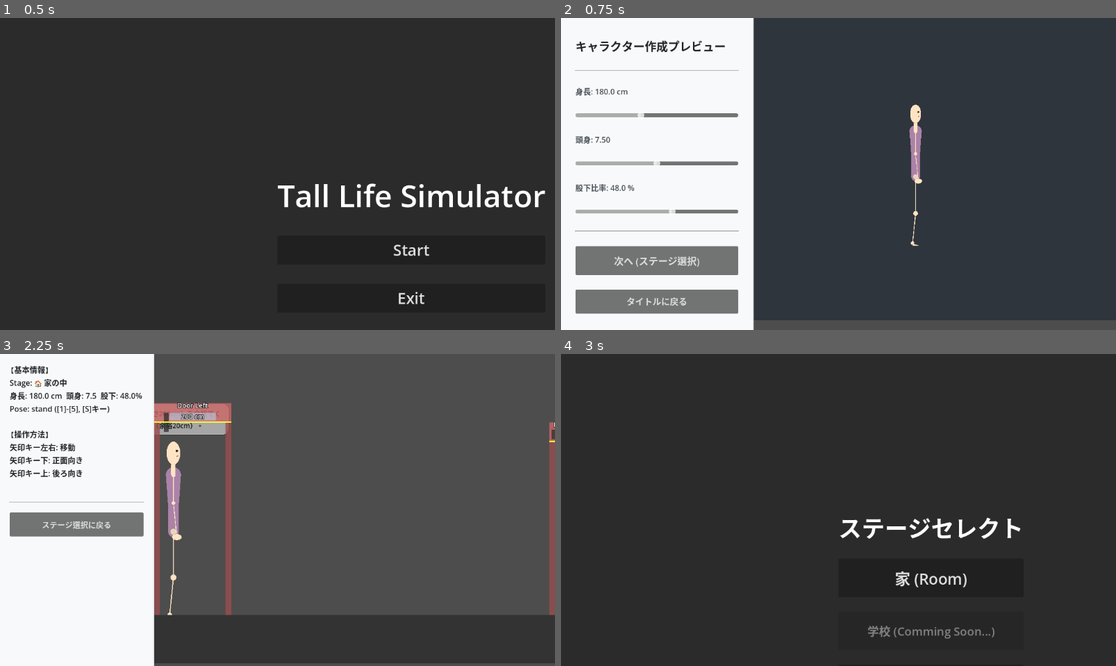
Above: before the commit, frames 1-4 (two rows, left to right).
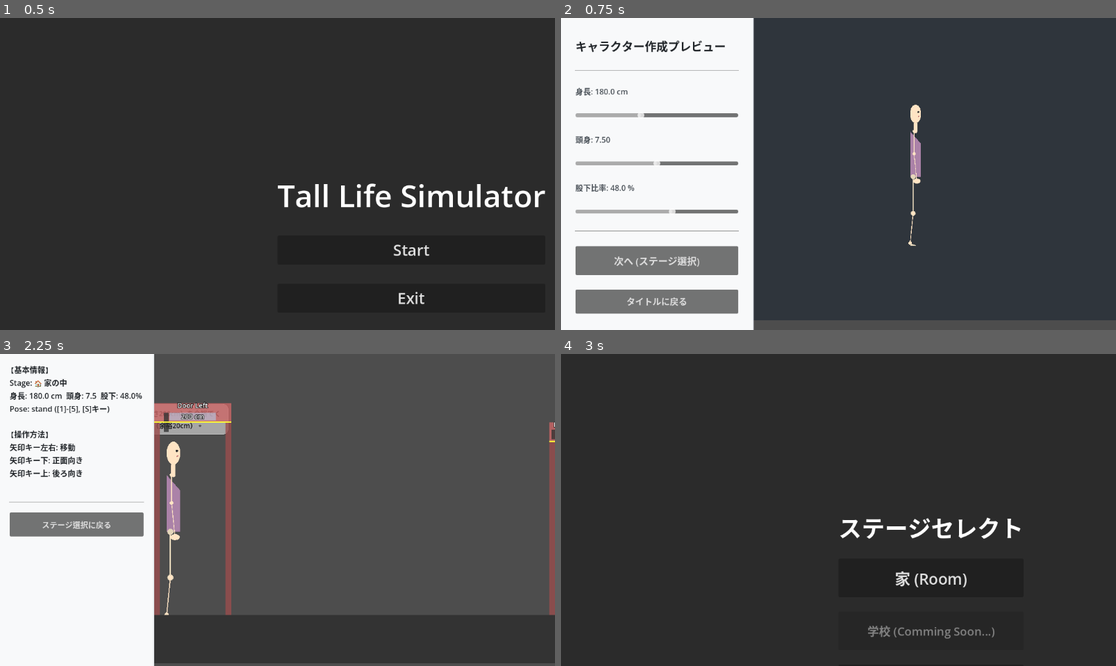
Above: after the commit, the same moments.

Repository: tinky44/TLS_3D
Game: Godot game, scene res://scenes/TitleScene.tscn
Two runs of this game, one before a commit and one after it. Both use one fixed random seed, a clock stepped at 60 frames per second and the inputs below.
Inputs:
- Up to frame 1 (0.5 s): no input
- Up to frame 2 (0.75 s): click "Start" at 0.5 s
- Up to frame 3 (2.25 s): click "次へ (ステージ選択)" at 1.25 s; click "家 (Room)" at 2 s
- Up to frame 4 (3 s): click "ステージ選択に戻る" at 2.75 s

Frame 1 is identical in both runs. In frame 2, 0.3% of the frame differs, in the area x 62-66%, y 34-74%; in frame 3, 0.4%, in the area x 29-33%, y 36-84%; in frame 4, nothing differs.

Commit message:
fix: 側面図のプロポーションを仕様書に合わせて修正
- 胴体の厚みを「頭の幅」と同じになるよう変更
- 胴体形状を背面直線・前面上部斜めカット（乳首の高さで折れる四角形）に変更
- 肩関節・股関節の前端が頭部中心線(hx)と一致するよう位置を調整

Co-Authored-By: Claude Sonnet 4.6 <noreply@anthropic.com>

Diff:
--- a/godot-project/scripts/CharacterDrawUtils.gd
+++ b/godot-project/scripts/CharacterDrawUtils.gd
@@ -37,8 +37,6 @@
         p_top - nt, p_top + nt, p_bottom + nb, p_bottom - nb
     ])
     canvas.draw_polygon(pts, PackedColorArray([color]))
-    canvas.draw_circle(p_top, top_width / 2.0, color)
-    canvas.draw_circle(p_bottom, bottom_width / 2.0, color)
 
 static func draw_rect(canvas: CanvasItem, p_top: Vector2, p_bottom: Vector2, width: float, color: Color):
     var d = p_bottom - p_top
@@ -91,6 +89,17 @@
     ])
     canvas.draw_polygon(pts, PackedColorArray([color]))
 
+static func draw_side_torso(canvas: CanvasItem, back_x: float, top_y: float, nipple_y: float, bottom_y: float, front_x: float, color: Color):
+    # 側面胴体: 背面は直線, 前面上部が斜めにカット（四角形）
+    # top_y から front_x の nipple_y へ向けて斜めのラインになる
+    var pts = PackedVector2Array([
+        Vector2(back_x, top_y),
+        Vector2(front_x, nipple_y),
+        Vector2(front_x, bottom_y),
+        Vector2(back_x, bottom_y),
+    ])
+    canvas.draw_polygon(pts, PackedColorArray([color]))
+
 # ユーザー指定の形状（shape）に応じて描画を切り替えるヘルパー
 # torsoは p_top, p_bottom, width を受け取る汎用インタフェース
 static func draw_torso_part(canvas: CanvasItem, shape: String, p_top: Vector2, p_bottom: Vector2, top_w: float, bottom_w: float, color: Color):
--- a/godot-project/scripts/CharacterDrawer.gd
+++ b/godot-project/scripts/CharacterDrawer.gd
@@ -148,10 +148,10 @@
             draw_line(m_pts[i], m_pts[i + 1], Color("#c07070"), 2.0)
 
 # --- 横向き 描画 ---
-func _draw_side(m, p, d, skin_color, base_shirt_color, pants_color, skin_dark, _shirt_dark, pants_dark, shoulder_w, hip_w, thigh_w, shin_w, arm_w, neck_w):
-    var cx = d["cx"]
+func _draw_side(m, p, d, skin_color, base_shirt_color, pants_color, skin_dark, _shirt_dark, pants_dark, _shoulder_w, _hip_w, thigh_w, shin_w, arm_w, neck_w):
+    var _cx = d["cx"]
     var cy = d["cy"]
-    var wx = d["wx"]
+    var _wx = d["wx"]
     var wy = d["wy"]
     var sx = d["sx"]
     var sy = d["sy"]
@@ -160,6 +160,15 @@
     var hx = d["hx"]
     var hy = d["hy"]
 
+    # 側面: 胴体の厚み = 頭の幅（仕様書）
+    var head_w = (m["headWidth"] if m.has("headWidth") else m["head"] * 0.702) * p * 0.85
+
+    # 関節の前端（前方向き）が hx と一致するよう各関節中心を算出
+    var arm_joint_r = arm_w * 0.35
+    var thigh_joint_r = thigh_w * 0.35
+    var s_joint_x = hx - arm_joint_r   # 肩関節中心X（前端 = hx）
+    var hip_joint_x = hx - thigh_joint_r  # 股関節中心X（前端 = hx）
+
     var foot_w = 9.0 * p
     var foot_h = 3.5 * p
     var hand_size = 3.5 * p
@@ -170,7 +179,7 @@
     var u_arm = arm_len * 0.45
     var l_arm = arm_len * 0.55
 
-    var s_pos_l = Vector2(sx, sy)
+    var s_pos_l = Vector2(s_joint_x, sy)
     var p_elb_l = CharacterPoseCalculator.rotated_point(s_pos_l.x, s_pos_l.y, u_arm, d["arm_l_angle"] * PI / 180 + d["waist_angle"] + PI / 2)
     var p_hand_l = CharacterPoseCalculator.rotated_point(p_elb_l.x, p_elb_l.y, l_arm, d["arm_l_angle"] * PI / 180 + d["waist_angle"] + PI / 2 - 0.1)
 
@@ -179,20 +188,22 @@
     CharacterDrawUtils.draw_hand(self, p_hand_l, hand_size, skin_dark)
 
     # 2. 奥の足
-    var p_thigh_l = CharacterPoseCalculator.rotated_point(cx, cy, d["thigh_l"], d["leg_l_angle"] * PI / 180 + PI / 2)
+    var p_thigh_l = CharacterPoseCalculator.rotated_point(hip_joint_x, cy, d["thigh_l"], d["leg_l_angle"] * PI / 180 + PI / 2)
     var p_shin_l = CharacterPoseCalculator.rotated_point(p_thigh_l.x, p_thigh_l.y, d["shin_l"], d["leg_l_angle"] * PI / 180 + PI / 2 + d["knee_l"])
-    CharacterDrawUtils.draw_limb_part(self, part_shapes["limb"], Vector2(cx, cy), p_thigh_l, thigh_w, pants_dark)
+    CharacterDrawUtils.draw_limb_part(self, part_shapes["limb"], Vector2(hip_joint_x, cy), p_thigh_l, thigh_w, pants_dark)
     CharacterDrawUtils.draw_limb_part(self, part_shapes["limb"], p_thigh_l, p_shin_l, shin_w, skin_dark)
     CharacterDrawUtils.draw_foot_side(self, p_shin_l, foot_w, foot_h, shoe_color.darkened(0.15))
 
-    # 3. 胴体（服）
-    CharacterDrawUtils.draw_torso_part(self, part_shapes["torso_lower"], Vector2(wx, wy), Vector2(cx, cy), hip_w, hip_w, base_shirt_color)
-    CharacterDrawUtils.draw_torso_part(self, part_shapes["torso_upper"], Vector2(sx, sy), Vector2(wx, wy), shoulder_w, hip_w, base_shirt_color)
+    # 3. 胴体（服）: 背面直線, 前面上部斜めカット（乳首の高さで折れる）
+    var torso_back_x = hx - head_w / 2.0
+    var torso_front_x = hx + head_w / 2.0
+    var nipple_y = sy + (wy - sy) * 0.5
+    CharacterDrawUtils.draw_side_torso(self, torso_back_x, sy, nipple_y, cy, torso_front_x, base_shirt_color)
 
     # 4. 手前の足
-    var p_thigh_r = CharacterPoseCalculator.rotated_point(cx, cy, d["thigh_l"], d["leg_r_angle"] * PI / 180 + PI / 2)
+    var p_thigh_r = CharacterPoseCalculator.rotated_point(hip_joint_x, cy, d["thigh_l"], d["leg_r_angle"] * PI / 180 + PI / 2)
     var p_shin_r = CharacterPoseCalculator.rotated_point(p_thigh_r.x, p_thigh_r.y, d["shin_l"], d["leg_r_angle"] * PI / 180 + PI / 2 + d["knee_r"])
-    CharacterDrawUtils.draw_limb_part(self, part_shapes["limb"], Vector2(cx, cy), p_thigh_r, thigh_w, pants_color)
+    CharacterDrawUtils.draw_limb_part(self, part_shapes["limb"], Vector2(hip_joint_x, cy), p_thigh_r, thigh_w, pants_color)
     CharacterDrawUtils.draw_limb_part(self, part_shapes["limb"], p_thigh_r, p_shin_r, shin_w, skin_color)
     CharacterDrawUtils.draw_foot_side(self, p_shin_r, foot_w, foot_h, shoe_color)
 
@@ -200,7 +211,6 @@
     CharacterDrawUtils.draw_limb_part(self, part_shapes["neck"], Vector2(sx, sy), Vector2(nx, ny), neck_w, skin_color)
 
     # 6. 頭
-    var head_w = (m["headWidth"] if m.has("headWidth") else m["head"] * 0.702) * p * 0.85
     CharacterDrawUtils.draw_head_part(self, part_shapes["head"], Vector2(hx, hy), head_w, d["head_h"], skin_color)
 
     var eye_x = hx + (head_w * 0.25)
@@ -212,7 +222,7 @@
     draw_line(Vector2(mouth_x - 1, mouth_y), Vector2(mouth_x + 3, mouth_y - 2), Color("#c07070"), 2.0)
 
     # 7. 手前の腕（線 + 円関節 + 小さな手）
-    var s_pos_r = Vector2(sx, sy)
+    var s_pos_r = Vector2(s_joint_x, sy)
     var p_elb_r = CharacterPoseCalculator.rotated_point(s_pos_r.x, s_pos_r.y, u_arm, d["arm_r_angle"] * PI / 180 + d["waist_angle"] + PI / 2)
     var p_hand_r = CharacterPoseCalculator.rotated_point(p_elb_r.x, p_elb_r.y, l_arm, d["arm_r_angle"] * PI / 180 + d["waist_angle"] + PI / 2 - 0.1)
 
